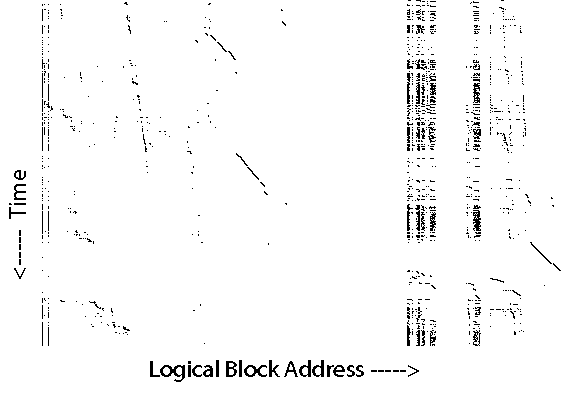
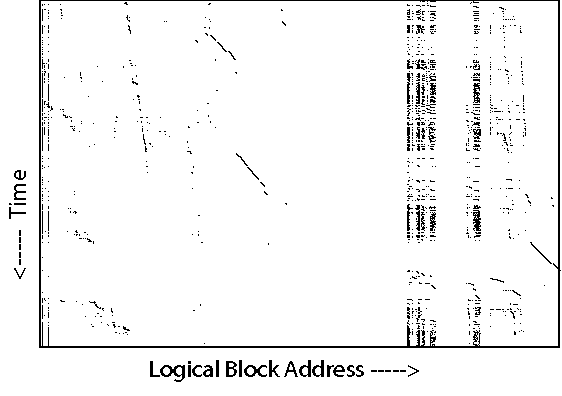
Comparing the layer stacks of the two (562, 396) images. Changes:
painted on "Background" over (39, 0, 560, 348)
